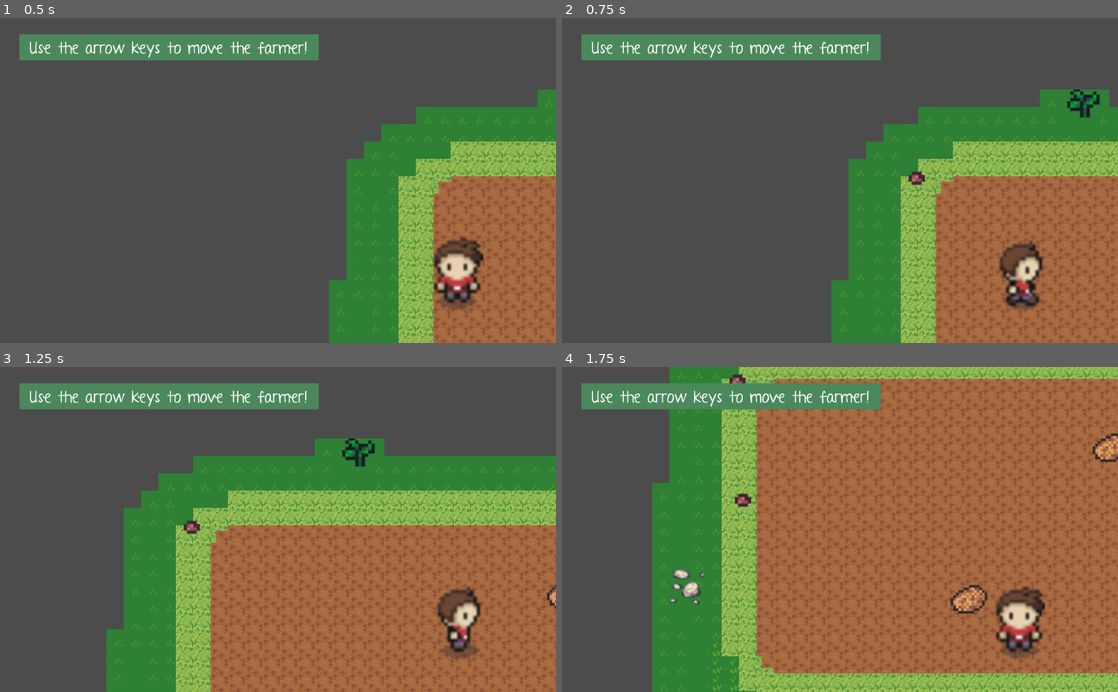
Above: before the commit, frames 1-4 (two rows, left to right).
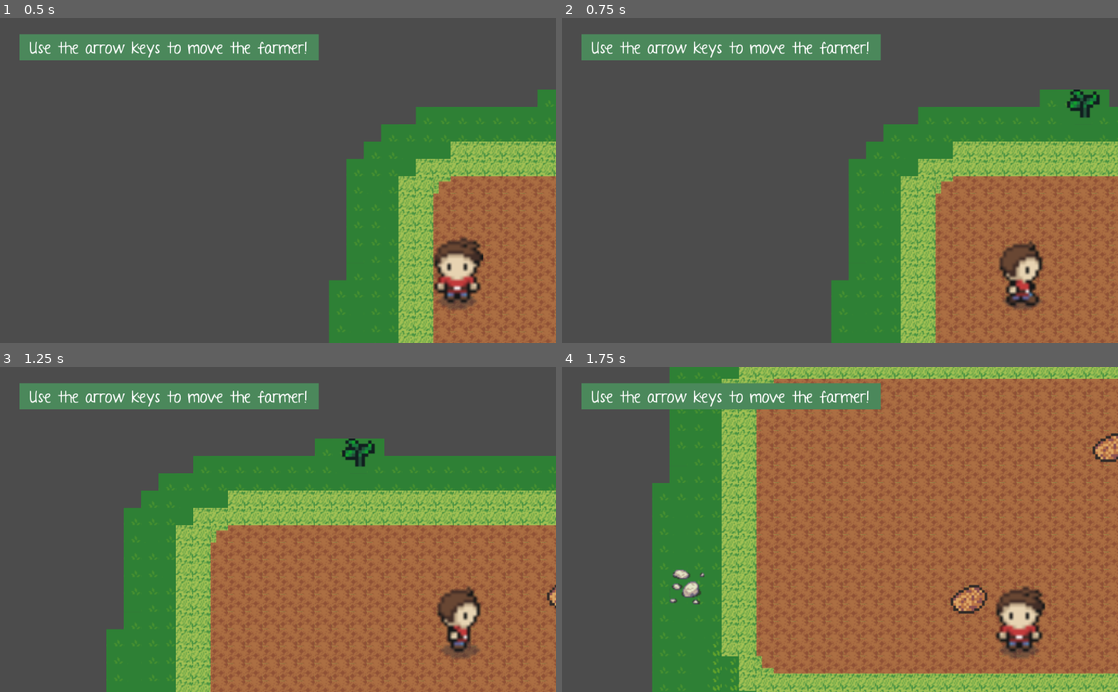
Above: after the commit, the same moments.

Repository: alien-kid22/Farming_Game
Game: Godot game, scene res://Farm/Farm.tscn
Same seed, same stepped clock (60 frames per second), same inputs: the game is played once before the commit and once after it. The project has no main scene, so this scene is started directly.
Inputs (mouse positions are in pixels of both pictures, inside the frame that each line leads up to):
- Up to frame 1 (0.5 s): no input
- Up to frame 2 (0.75 s): tap Enter at 0.5 s; move the mouse to (962, 164) at 0.52 s; hold Right (ui_right) from 0.53 s (still down); hold R (Plant) from 0.53 s (still down); click (962, 164) at 0.67 s
- Up to frame 3 (1.25 s): keep holding Right (ui_right); keep holding R (Plant); tap F (Sickle) at 0.8 s
- Up to frame 4 (1.75 s): move the mouse to (728, 545) at 1.27 s; release Right (ui_right) at 1.28 s; release R (Plant) at 1.28 s; hold Down (ui_down) from 1.28 s (still down); tap F (Sickle) at 1.35 s; click (728, 545) at 1.42 s; tap R (Plant) at 1.55 s

Frame 1 is identical in both runs. In frame 2, 0.1% of the frame differs, in the area x 62-66%, y 47-52%; in frame 3, 0.1%; in frame 4, 0.2%, in the area x 30-35%, y 2-44%.

Commit message:
little changes
trying to make it so that your player inv. stays the same if you plant seeds on grass/can't plant on grass

Diff:
--- a/CONSTANTS.gd
+++ b/CONSTANTS.gd
@@ -4,9 +4,19 @@
 this singleton will save all constants in this game
 """
 
-const DIRT_ID = 1
-const DIRT_NAME = "dirt"
-const SCRATCHED_DIRT_ID = 2
-const SCRATCHED_DIRT_NAME = "scratched_dirt"
-const WATERED_DIRT_ID = 3
-const WATERED_DIRT_NAME = "watered_dirt"
+const dirt_id = 31
+const dirt_name = "dirt"
+
+const scratched_dirt_id = 32
+const scratched_dirt_name = "scratched_dirt"
+
+const watered_dirt_id = 33
+const watered_dirt_name = "watered_dirt"
+
+#depracated
+#const DIRT_ID = 1
+#const DIRT_NAME = "dirt"
+#const SCRATCHED_DIRT_ID = 2
+#const SCRATCHED_DIRT_NAME = "scratched_dirt"
+#const WATERED_DIRT_ID = 3
+#const WATERED_DIRT_NAME = "watered_dirt"
--- a/Crops/Plant.gd
+++ b/Crops/Plant.gd
@@ -25,7 +25,7 @@
 func check_dirt_status():
 	var dirt_pos = farm_map.world_to_map(position)
 	var dirt_id = farm_map.get_cellv(dirt_pos)
-	print(dirt_id)
+	print("dirt_id:", dirt_id)
 	# Crop get cluttered
 	if dirt_id == 33:
 		crop_age += 1
@@ -56,7 +56,7 @@
 
 	$Anim.play(anim)
 
-	if current_phase == 0:
+	if current_phase == 4:
 		print("current phase = 0" , global_position)
 		var plant_pos = global_position
 		print("plant_pos", plant_pos)
--- a/Crops/Potato.tscn
+++ b/Crops/Potato.tscn
@@ -261,6 +261,7 @@
 
 [sub_resource type="CapsuleShape2D" id=6]
 radius = 14.2908
+height = 21.4066
 
 [node name="Potato" instance=ExtResource( 1 )]
 script = ExtResource( 3 )
@@ -279,5 +280,5 @@
 anims/4 = SubResource( 5 )
 
 [node name="Shape" parent="." index="2"]
-position = Vector2( 6.98421, 3.99409 )
+position = Vector2( 12.9842, 4.99409 )
 shape = SubResource( 6 )
--- a/Farm/Farm.gd
+++ b/Farm/Farm.gd
@@ -37,7 +37,10 @@
 		set_cellv(tile_pos, get_tileset().find_tile_by_name("scratched_dirt"))
 
 func _input(event):
-	if event.is_action_pressed("Plant"):
+	var new_seed_pos = world_to_map(get_global_mouse_position())
+	var tileset_id = get_cellv(new_seed_pos)
+	# ^ these are throwaway vars, don't use them again.
+	if event.is_action_pressed("Plant") and tileset_id == 31:
 		var mouse_pos = get_viewport().get_mouse_position()
 		print(mouse_pos)
 		var crop_id = get_instance_id()
@@ -48,7 +51,6 @@
 		crop.initialize(crop_data)
 		crop.global_position = get_global_mouse_position()
 		add_child(crop)
-
 
 	elif event.is_action_pressed("Hoe"):
 		if event is InputEventMouseButton:
--- a/PlayerInventory.gd
+++ b/PlayerInventory.gd
@@ -62,7 +62,7 @@
 func _input(event):
 	var slot = SlotClass
 	if event is InputEventKey:
-		if event.scancode == KEY_R and event.pressed:
+		if event.scancode == KEY_R and event.pressed: #and farm.tile_id == 31:
 			for item in inventory:
 				var item_name = inventory[item][0]
 				var item_quanity = inventory[item][1]
--- a/project.godot
+++ b/project.godot
@@ -30,27 +30,27 @@
 }
 Water={
 "deadzone": 0.5,
-"events": [ Object(InputEventKey,"resource_local_to_scene":false,"resource_name":"","device":0,"alt":false,"shift":false,"control":false,"meta":false,"command":false,"pressed":false,"scancode":84,"physical_scancode":0,"unicode":0,"echo":false,"script":null)
+"events": [ Object(InputEventKey,"resource_local_to_scene":false,"resource_name":"","device":0,"alt":false,"shift":false,"control":false,"meta":false,"command":false,"pressed":false,"scancode":84,"unicode":0,"echo":false,"script":null)
  ]
 }
 Plant={
 "deadzone": 0.5,
-"events": [ Object(InputEventKey,"resource_local_to_scene":false,"resource_name":"","device":0,"alt":false,"shift":false,"control":false,"meta":false,"command":false,"pressed":false,"scancode":82,"physical_scancode":0,"unicode":0,"echo":false,"script":null)
+"events": [ Object(InputEventKey,"resource_local_to_scene":false,"resource_name":"","device":0,"alt":false,"shift":false,"control":false,"meta":false,"command":false,"pressed":false,"scancode":82,"unicode":0,"echo":false,"script":null)
  ]
 }
 Inventory={
 "deadzone": 0.5,
-"events": [ Object(InputEventKey,"resource_local_to_scene":false,"resource_name":"","device":0,"alt":false,"shift":false,"control":false,"meta":false,"command":false,"pressed":false,"scancode":32,"physical_scancode":0,"unicode":0,"echo":false,"script":null)
+"events": [ Object(InputEventKey,"resource_local_to_scene":false,"resource_name":"","device":0,"alt":false,"shift":false,"control":false,"meta":false,"command":false,"pressed":false,"scancode":32,"unicode":0,"echo":false,"script":null)
  ]
 }
 Pickup={
 "deadzone": 0.5,
-"events": [ Object(InputEventKey,"resource_local_to_scene":false,"resource_name":"","device":0,"alt":false,"shift":false,"control":false,"meta":false,"command":false,"pressed":false,"scancode":69,"physical_scancode":0,"unicode":0,"echo":false,"script":null)
+"events": [ Object(InputEventKey,"resource_local_to_scene":false,"resource_name":"","device":0,"alt":false,"shift":false,"control":false,"meta":false,"command":false,"pressed":false,"scancode":69,"unicode":0,"echo":false,"script":null)
  ]
 }
 Sickle={
 "deadzone": 0.5,
-"events": [ Object(InputEventKey,"resource_local_to_scene":false,"resource_name":"","device":0,"alt":false,"shift":false,"control":false,"meta":false,"command":false,"pressed":false,"scancode":70,"physical_scancode":0,"unicode":0,"echo":false,"script":null)
+"events": [ Object(InputEventKey,"resource_local_to_scene":false,"resource_name":"","device":0,"alt":false,"shift":false,"control":false,"meta":false,"command":false,"pressed":false,"scancode":70,"unicode":0,"echo":false,"script":null)
  ]
 }
 
